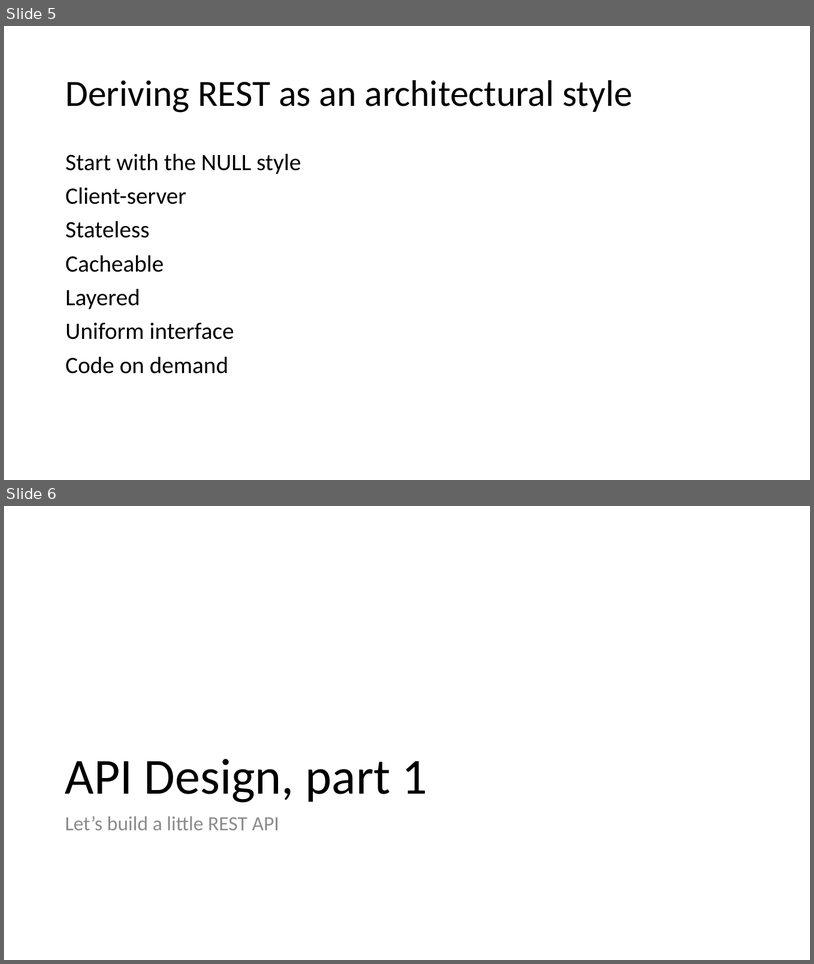
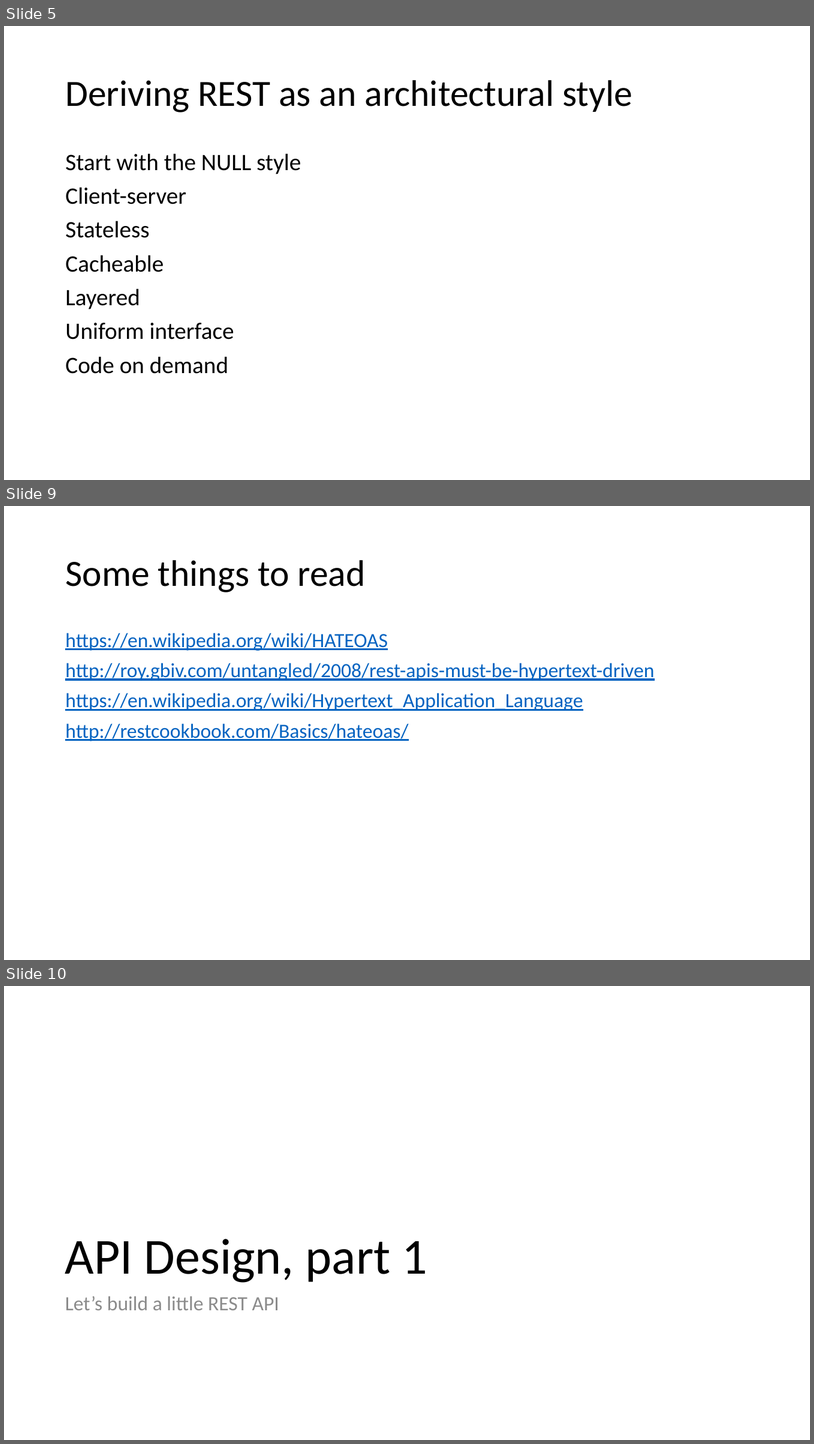
Before and after one commit to spoorthibhat/SU_CPSC_5200_19WQ, a slide deck: lectures/01 - REST and docker.pptx. Shown one above the other, each under a label of ours: slides 5 and 6 before the commit, slides 5, 9 and 10 after it; the slides between them are not shown. The pictures are 814x964 and 814x1444 pixels, drawn with LibreOffice and Linux fonts; fonts in the diff are those of the drawing. Boxes give left, top, right and bottom in pixels: in the first picture for what was removed or moved away, otherwise in the second. Text is boxed around its words. In the diff, an @@ line names an element or a change of style, - is before the commit and + after.

```diff
--- a/lectures/01 - REST and docker.pptx
+++ b/lectures/01 - REST and docker.pptx
@@ slide 9 added at (x1=4, y1=506, x2=810, y2=960), background #FFFFFF @@
@@ title added at (x1=65, y1=560, x2=366, y2=592), 44 pt, text #000000 @@
+Some things to read
@@ text added at (x1=65, y1=633, x2=654, y2=741), 24 pt, text #0563C1, underline @@
+https://en.wikipedia.org/wiki/HATEOAS
+http://roy.gbiv.com/untangled/2008/rest-apis-must-be-hypertext-driven
+https://en.wikipedia.org/wiki/Hypertext_Application_Language
+http://restcookbook.com/Basics/hateoas/
@@ what was slide 6 is now slide 10 @@
```
Also in this commit, not shown: 3 other slides added, 1 other file.
